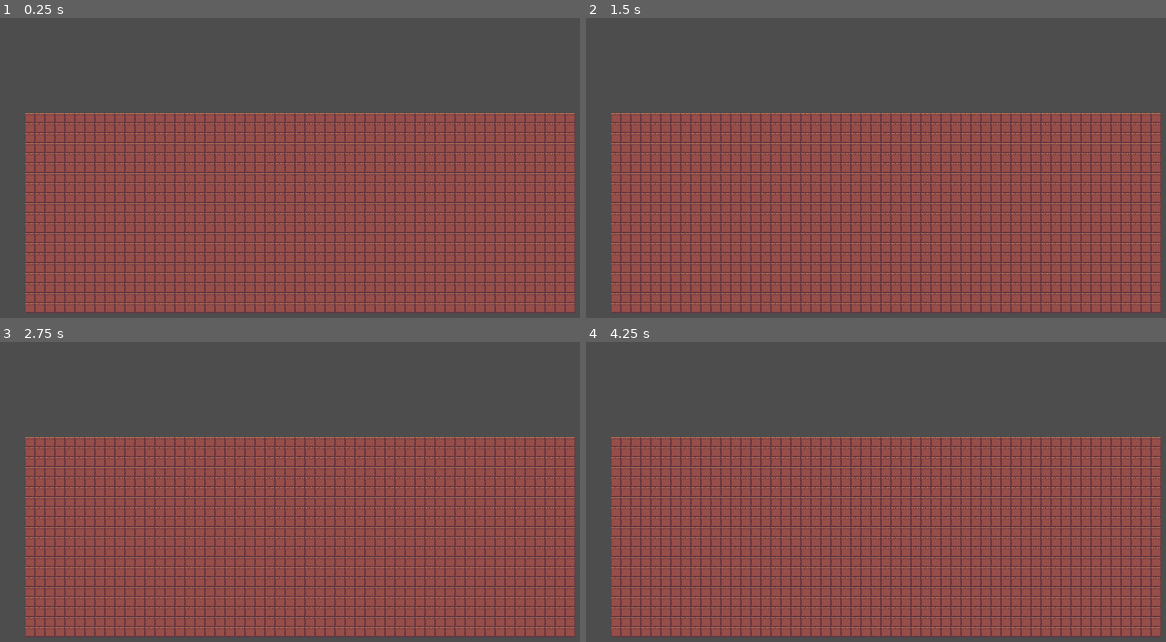
Above: before the commit, frames 1-4 (two rows, left to right).
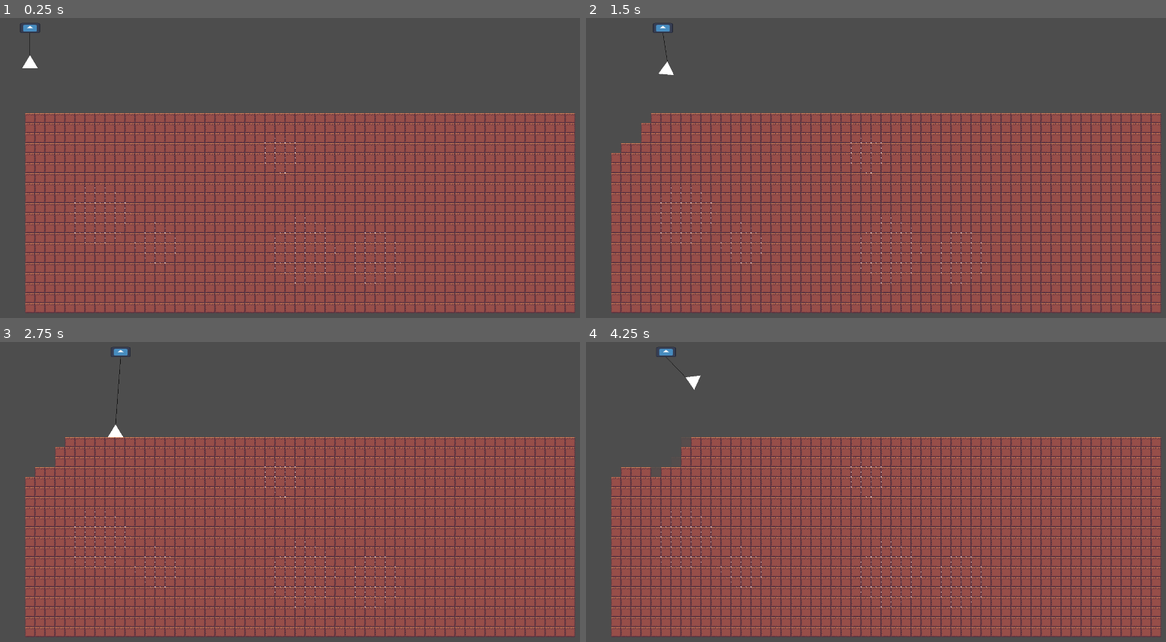
Above: after the commit, the same moments.

Repository: Neomania/DaveAndTimsMiningAdventure
Game: Godot game, scene res://Scenes/main.tscn
Same seed, same stepped clock (60 frames per second), same inputs: the game is played once before the commit and once after it. The engine's default icon, where the game draws it, is replaced by a stand-in: a white triangle on a blue panel in a dark square.
Inputs (mouse positions are in pixels of both pictures, inside the frame that each line leads up to):
- Up to frame 1 (0.25 s): no input
- Up to frame 2 (1.5 s): tap Enter at 0.5 s; move the mouse to (615, 117) at 0.52 s; hold Right (ui_right) 0.53-1.28 s; click (615, 117) at 0.6 s; move the mouse to (626, 117) at 1.27 s; hold Down (ui_down) from 1.28 s (still down); tap Z (game_pickup) at 1.35 s
- Up to frame 3 (2.75 s): click (40, 441) at 1.55 s; move the mouse to (52, 441) at 2.02 s; release Down (ui_down) at 2.03 s; hold Right (ui_right) from 2.03 s (still down); click (52, 441) at 2.1 s
- Up to frame 4 (4.25 s): move the mouse to (644, 441) at 2.77 s; release Right (ui_right) at 2.78 s; hold Up (ui_up) 2.78-3.53 s; click (644, 441) at 2.85 s; move the mouse to (655, 441) at 3.52 s; hold Left (ui_left) from 3.53 s (still down); tap Z (game_pickup) at 3.6 s; click (655, 441) at 3.8 s

The runs differ from the first frame. In frame 1, 0.3% of the frame differs, in the area x 3-70%, y 1-89%; in frame 2, 0.9%; in frame 3, 0.9%; in frame 4, 1.6%, in the area x 4-70%, y 1-89%.

Commit message:
Mineable rocks spawn in grid

Diff:
--- a/Scenes/Prefabs/Tile1.gd
+++ b/Scenes/Prefabs/Tile1.gd
@@ -14,7 +14,7 @@
 	#Tile has been hit, slowly degrade it
 	if $Sprite2D.modulate.a < 1.0:
 		$Sprite2D.modulate.a -= delta * 2.0
-	if $Sprite2D.modulate.a == 0.0:
+	if $Sprite2D.modulate.a <= 0.0:
 		self.queue_free()
 
 
--- /dev/null
+++ b/Scenes/Prefabs/mineable.tscn
@@ -0,0 +1,21 @@
+[gd_scene load_steps=3 format=3 uid="uid://cpwb41e2smmrb"]
+
+[ext_resource type="Script" path="res://Scripts/Mineable.gd" id="1_3m5pt"]
+[ext_resource type="Script" path="res://Scripts/Utils/PolygonVisualizer.gd" id="2_1a5ln"]
+
+[node name="Mineable" type="RigidBody2D"]
+can_sleep = false
+freeze = true
+freeze_mode = 1
+max_contacts_reported = 6
+contact_monitor = true
+script = ExtResource("1_3m5pt")
+
+[node name="CollisionPolygon2D" type="CollisionPolygon2D" parent="."]
+polygon = PackedVector2Array(1, 0, 1, 1, 0, 1, -1, 0.585, 0, -1)
+
+[node name="Polygon2D" type="Polygon2D" parent="CollisionPolygon2D"]
+z_index = -1
+script = ExtResource("2_1a5ln")
+
+[connection signal="body_exited" from="." to="." method="_on_body_exited"]
--- /dev/null
+++ b/Scenes/crane.tscn
@@ -0,0 +1,52 @@
+[gd_scene load_steps=6 format=3 uid="uid://cdngklain8ifu"]
+
+[ext_resource type="Script" path="res://Scripts/Crane/Arm.gd" id="1_yujik"]
+[ext_resource type="Texture2D" uid="uid://ty1wt7fgwf0t" path="res://icon.svg" id="2_r1se4"]
+[ext_resource type="Script" path="res://Scripts/Crane/HookGrab.gd" id="3_d0bt1"]
+[ext_resource type="Script" path="res://Scripts/Crane/Rope.gd" id="4_kfabg"]
+
+[sub_resource type="RectangleShape2D" id="RectangleShape2D_6yj2w"]
+size = Vector2(128, 128)
+
+[node name="Crane" type="Node2D"]
+
+[node name="Arm" type="StaticBody2D" parent="."]
+position = Vector2(100, 100)
+script = ExtResource("1_yujik")
+
+[node name="CollisionShape2D" type="CollisionShape2D" parent="Arm"]
+scale = Vector2(0.5, 0.25)
+shape = SubResource("RectangleShape2D_6yj2w")
+
+[node name="Sprite2D" type="Sprite2D" parent="Arm/CollisionShape2D"]
+texture = ExtResource("2_r1se4")
+
+[node name="Arm Anchor" type="Node2D" parent="Arm/CollisionShape2D"]
+position = Vector2(0, 64)
+
+[node name="Hook" type="RigidBody2D" parent="."]
+position = Vector2(100, 200)
+can_sleep = false
+script = ExtResource("3_d0bt1")
+
+[node name="CollisionPolygon2D" type="CollisionPolygon2D" parent="Hook"]
+scale = Vector2(50, 50)
+polygon = PackedVector2Array(0, -0.5, -0.5, 0.33, 0.5, 0.33)
+
+[node name="Polygon2D" type="Polygon2D" parent="Hook/CollisionPolygon2D"]
+polygon = PackedVector2Array(0, -0.5, -0.5, 0.33, 0.5, 0.33)
+
+[node name="Hook Anchor" type="Node2D" parent="Hook/CollisionPolygon2D"]
+position = Vector2(0, -0.5)
+
+[node name="RayCast2D" type="RayCast2D" parent="Hook"]
+position = Vector2(0, 15)
+target_position = Vector2(0, 20)
+
+[node name="DampedSpringJoint2D" type="DampedSpringJoint2D" parent="."]
+position = Vector2(100, 116)
+node_a = NodePath("../Arm")
+node_b = NodePath("../Hook")
+length = 59.0
+stiffness = 64.0
+script = ExtResource("4_kfabg")
--- a/Scenes/crane_test.tscn
+++ b/Scenes/crane_test.tscn
@@ -1,55 +1,12 @@
-[gd_scene load_steps=6 format=3 uid="uid://dkhn2xc4huqbb"]
+[gd_scene load_steps=4 format=3 uid="uid://dkhn2xc4huqbb"]
 
-[ext_resource type="Script" path="res://Scripts/Crane/Arm.gd" id="1_tltpx"]
 [ext_resource type="Texture2D" uid="uid://ty1wt7fgwf0t" path="res://icon.svg" id="2_2e5rd"]
-[ext_resource type="Script" path="res://Scripts/Crane/HookGrab.gd" id="3_5188y"]
-[ext_resource type="Script" path="res://Scripts/Crane/Rope.gd" id="3_xqgg8"]
+[ext_resource type="PackedScene" uid="uid://cdngklain8ifu" path="res://Scenes/crane.tscn" id="2_4xiix"]
 
 [sub_resource type="RectangleShape2D" id="RectangleShape2D_6yj2w"]
 size = Vector2(128, 128)
 
 [node name="CraneTest" type="Node2D"]
-
-[node name="Arm" type="StaticBody2D" parent="."]
-position = Vector2(100, 100)
-script = ExtResource("1_tltpx")
-
-[node name="CollisionShape2D" type="CollisionShape2D" parent="Arm"]
-scale = Vector2(0.5, 0.25)
-shape = SubResource("RectangleShape2D_6yj2w")
-
-[node name="Sprite2D" type="Sprite2D" parent="Arm/CollisionShape2D"]
-texture = ExtResource("2_2e5rd")
-
-[node name="Arm Anchor" type="Node2D" parent="Arm/CollisionShape2D"]
-position = Vector2(0, 64)
-
-[node name="Hook" type="RigidBody2D" parent="."]
-position = Vector2(100, 200)
-can_sleep = false
-script = ExtResource("3_5188y")
-
-[node name="CollisionPolygon2D" type="CollisionPolygon2D" parent="Hook"]
-scale = Vector2(50, 50)
-polygon = PackedVector2Array(0, -0.5, -0.5, 0.33, 0.5, 0.33)
-
-[node name="Polygon2D" type="Polygon2D" parent="Hook/CollisionPolygon2D"]
-polygon = PackedVector2Array(0, -0.5, -0.5, 0.33, 0.5, 0.33)
-
-[node name="Hook Anchor" type="Node2D" parent="Hook/CollisionPolygon2D"]
-position = Vector2(0, -0.5)
-
-[node name="RayCast2D" type="RayCast2D" parent="Hook"]
-position = Vector2(0, 15)
-target_position = Vector2(0, 20)
-
-[node name="DampedSpringJoint2D" type="DampedSpringJoint2D" parent="."]
-position = Vector2(100, 116)
-node_a = NodePath("../Arm")
-node_b = NodePath("../Hook")
-length = 59.0
-stiffness = 64.0
-script = ExtResource("3_xqgg8")
 
 [node name="Box" type="Node2D" parent="."]
 position = Vector2(1564, 886)
@@ -105,3 +62,5 @@
 
 [node name="Sprite2D" type="Sprite2D" parent="Rock/CollisionShape2D"]
 texture = ExtResource("2_2e5rd")
+
+[node name="Crane" parent="." instance=ExtResource("2_4xiix")]
--- a/Scenes/main.tscn
+++ b/Scenes/main.tscn
@@ -1,8 +1,11 @@
-[gd_scene load_steps=4 format=3 uid="uid://cls2jue6l4nyb"]
+[gd_scene load_steps=7 format=3 uid="uid://cls2jue6l4nyb"]
 
 [ext_resource type="Script" path="res://Scripts/ShovelTool.gd" id="2_i01cl"]
 [ext_resource type="PackedScene" uid="uid://bo6c1qu13y47l" path="res://Scenes/tiles.tscn" id="2_r45ec"]
-[ext_resource type="PackedScene" uid="uid://dkgadhsngwghx" path="res://Scenes/Prefabs/ShovelUse.tscn" id="3_to4qm"]
+[ext_resource type="PackedScene" path="res://Scenes/Prefabs/ShovelUse.tscn" id="3_to4qm"]
+[ext_resource type="PackedScene" uid="uid://cdngklain8ifu" path="res://Scenes/crane.tscn" id="4_vh50m"]
+[ext_resource type="PackedScene" uid="uid://cpwb41e2smmrb" path="res://Scenes/Prefabs/mineable.tscn" id="5_no31f"]
+[ext_resource type="Script" path="res://Scripts/MineableCreator.gd" id="7_kcgkd"]
 
 [node name="Node2D" type="Node2D"]
 
@@ -14,3 +17,13 @@
 [node name="ShovelTool" type="Node2D" parent="."]
 script = ExtResource("2_i01cl")
 shovel_use = ExtResource("3_to4qm")
+
+[node name="Crane" parent="." instance=ExtResource("4_vh50m")]
+position = Vector2(-964, -543)
+
+[node name="MineableCreator" type="Node2D" parent="."]
+position = Vector2(-866, -153)
+script = ExtResource("7_kcgkd")
+mineableTemplate = ExtResource("5_no31f")
+genWidth = 1800.0
+genHeight = 600.0
--- a/Scripts/Crane/Arm.gd
+++ b/Scripts/Crane/Arm.gd
@@ -34,8 +34,7 @@
 	joint.set_node_b("../../Hook")
 
 func _draw():
-	draw_set_transform(Vector2(0.0, 0.0))
 	var hookAnchor: Node2D = get_node("../Hook/CollisionPolygon2D/Hook Anchor")
 	var armAnchor: Node2D = get_node("./CollisionShape2D/Arm Anchor")
 
-	draw_line(armAnchor.global_position - position, hookAnchor.global_position - position, Color.BLACK)
+	draw_line(armAnchor.global_position - global_position, hookAnchor.global_position - global_position, Color.BLACK)
--- /dev/null
+++ b/Scripts/Mineable.gd
@@ -0,0 +1,14 @@
+extends RigidBody2D
+
+var stuckInRock: bool = true
+var frozenFramesRemaining = 3
+
+func _physics_process(delta):
+	if (stuckInRock and get_colliding_bodies().all(func(body): return not (body is StaticBody2D))):
+		frozenFramesRemaining -= 1
+		if (frozenFramesRemaining <= 0):
+			stuckInRock = false
+			set_freeze_enabled(false)
+
+func _on_body_exited(body):
+	pass # Replace with function body.
--- /dev/null
+++ b/Scripts/MineableCreator.gd
@@ -0,0 +1,84 @@
+extends Node2D
+
+@export var mineableTemplate: PackedScene
+@export var genWidth: float = 1920
+@export var genHeight: float = 1080
+@export var genMaxRadius: float = 128
+@export var genMinRadius: float = 64
+@export var genCount: int = 5
+
+
+class MineablePoint:
+	var radius: float
+	var position: Vector2
+
+	func _init(r: float, p: Vector2):
+		radius = r
+		position = p
+
+func _ready():
+	var results: Array[MineablePoint] = attemptCreateMineables(genWidth, genHeight, genMaxRadius, genMinRadius, genCount)
+	if (results == null):
+		print("Failed to generate points")
+
+	for mineable in results:
+		generateMineable(mineable)
+
+func generateMineable(point: MineablePoint):
+	var newMineable: RigidBody2D = mineableTemplate.instantiate()
+	var points: PackedVector2Array = generatePolygon(randi_range(4, 8), point.radius)
+	print(point.position)
+	newMineable.get_node("CollisionPolygon2D").set_polygon(points)
+	newMineable.set_global_position(point.position)
+	print(newMineable.global_position)
+
+	add_child(newMineable)
+
+func generatePolygon(vertices: int, maxRadius: float):
+	var newPolygon = PackedVector2Array()
+	var angleInterval = TAU / vertices
+
+	for i in range(vertices):
+		var radius = randf_range(maxRadius - maxRadius / 5, maxRadius)
+		newPolygon.append(Vector2(radius * cos(angleInterval * i), radius * sin(angleInterval * i)))
+
+	return newPolygon
+
+
+func attemptCreateMineables(
+	width: float,
+	height: float,
+	maxRadius: float,
+	minRadius: float,
+	count: int):
+	for j in range(count, 0, -1):
+		for i in range(10):
+			var result = attempt(width, height, maxRadius, minRadius, j)
+			if result != null:
+				return result
+		print("Could not position %d mineables after 10 attempts. Retrying with %d mineables." % [j, j - 1])
+
+	return null
+
+
+func attempt(
+	width: float,
+	height: float,
+	maxRadius: float,
+	minRadius: float,
+	count: int):
+	# Try finding count points
+	var potentialPoints: Array[MineablePoint] = []
+
+	for i in range(count):
+		var newRadius = randf_range(minRadius, maxRadius)
+		var newPosition = Vector2(randf_range(newRadius, width - newRadius), randf_range(newRadius, height - newRadius))
+		for j in range(potentialPoints.size()):
+			var radiusSquared = (newRadius + potentialPoints[j].radius) ** 2
+			if (potentialPoints[j].position.distance_squared_to(newPosition) < radiusSquared):
+				# abort
+				return null
+
+		potentialPoints.append(MineablePoint.new(newRadius, newPosition))
+
+	return potentialPoints
--- /dev/null
+++ b/Scripts/Utils/PolygonVisualizer.gd
@@ -0,0 +1,4 @@
+extends Polygon2D
+
+func _ready():
+	set_polygon(get_parent().polygon)
--- a/project.godot
+++ b/project.godot
@@ -30,6 +30,11 @@
 "events": [Object(InputEventKey,"resource_local_to_scene":false,"resource_name":"","device":-1,"window_id":0,"alt_pressed":false,"shift_pressed":false,"ctrl_pressed":false,"meta_pressed":false,"pressed":false,"keycode":0,"physical_keycode":90,"key_label":0,"unicode":122,"echo":false,"script":null)
 ]
 }
+left_click={
+"deadzone": 0.5,
+"events": [Object(InputEventMouseButton,"resource_local_to_scene":false,"resource_name":"","device":-1,"window_id":0,"alt_pressed":false,"shift_pressed":false,"ctrl_pressed":false,"meta_pressed":false,"button_mask":0,"position":Vector2(0, 0),"global_position":Vector2(0, 0),"factor":1.0,"button_index":1,"canceled":false,"pressed":false,"double_click":false,"script":null)
+]
+}
 
 [rendering]
 
